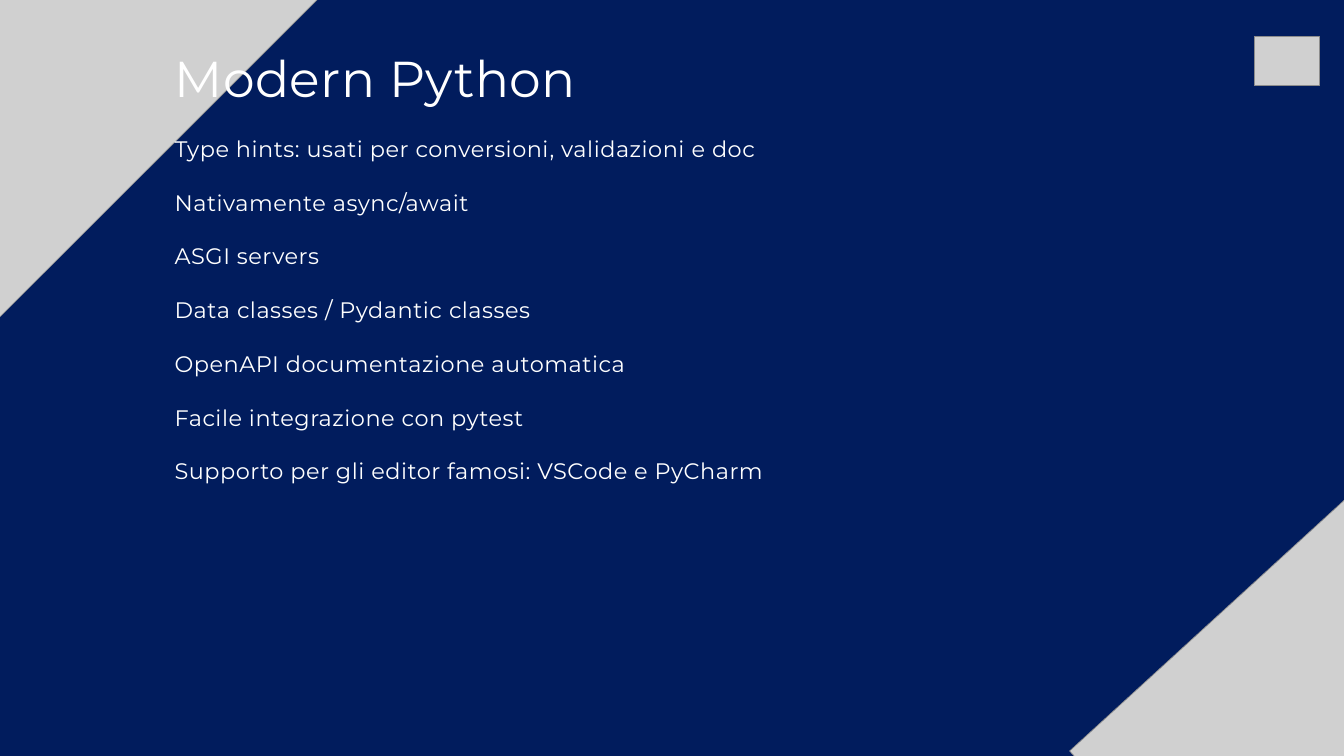
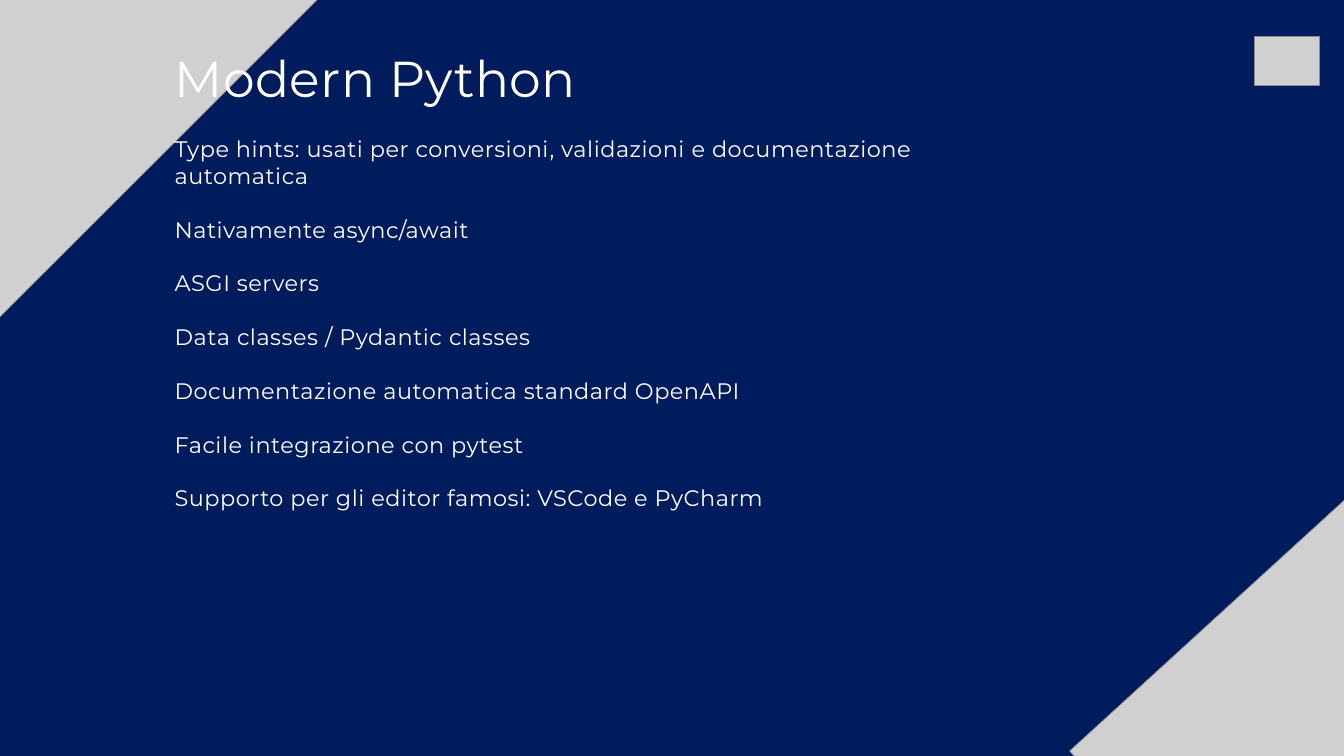
Before and after one commit to Burlesco70/CorsoFastAPI, a slide deck: slide 3 of materiale_raw/FastAPI-PBG.pptx. Drawn at 1344x756 pixels with LibreOffice and Linux fonts; fonts in the diff are those of the drawing; grey boxes stand for pictures. Boxes give left, top, right and bottom in pixels: in the first picture for what was removed or moved away, otherwise in the second. Text is boxed around its words. In the diff, an @@ line names an element or a change of style, - is before the commit and + after.

```diff
--- a/materiale_raw/FastAPI-PBG.pptx
+++ b/materiale_raw/FastAPI-PBG.pptx
@@ text at [175,136,911,184]: text changed @@
-Type hints: usati per conversioni, validazioni e doc
+Type hints: usati per conversioni, validazioni e documentazione automatica
@@ text at [175,382,739,404]: text changed @@
-OpenAPI documentazione automatica
+Documentazione automatica standard OpenAPI
```
Also in this commit, not shown: 1 other slide changed, 3 other files.
